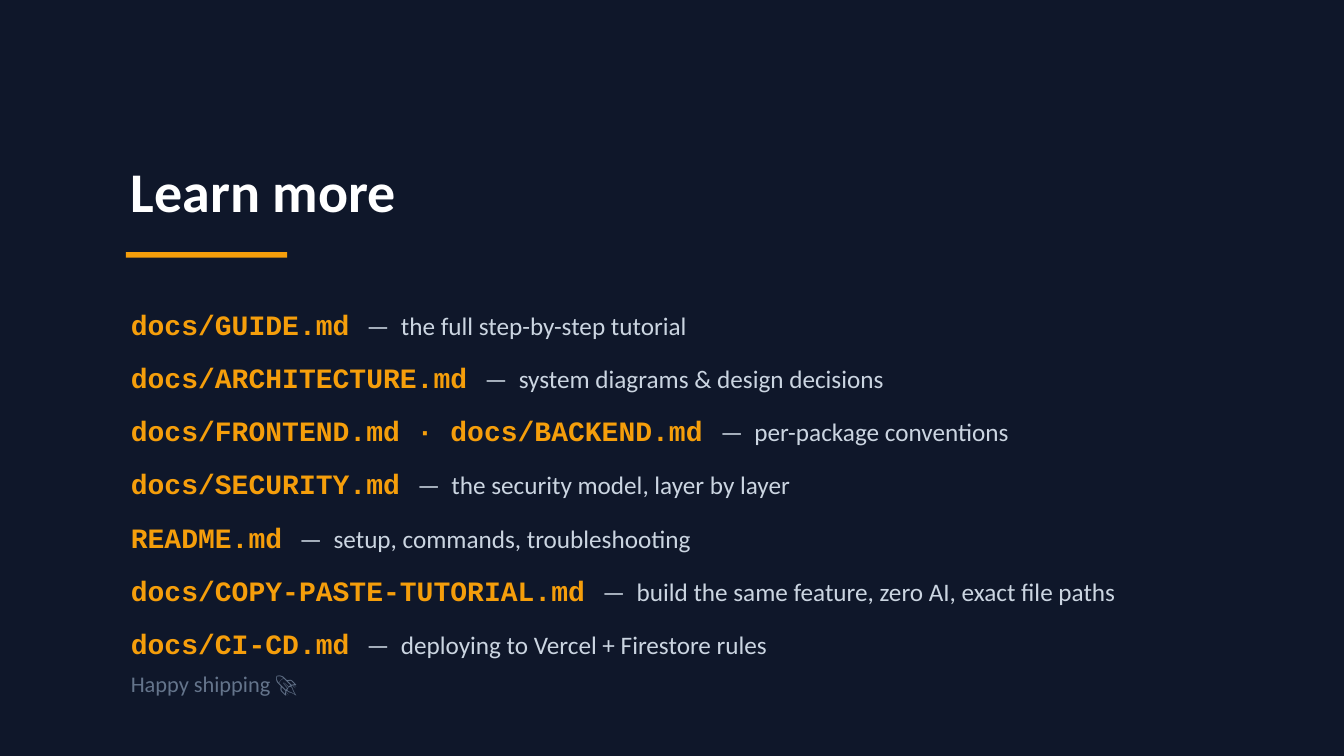
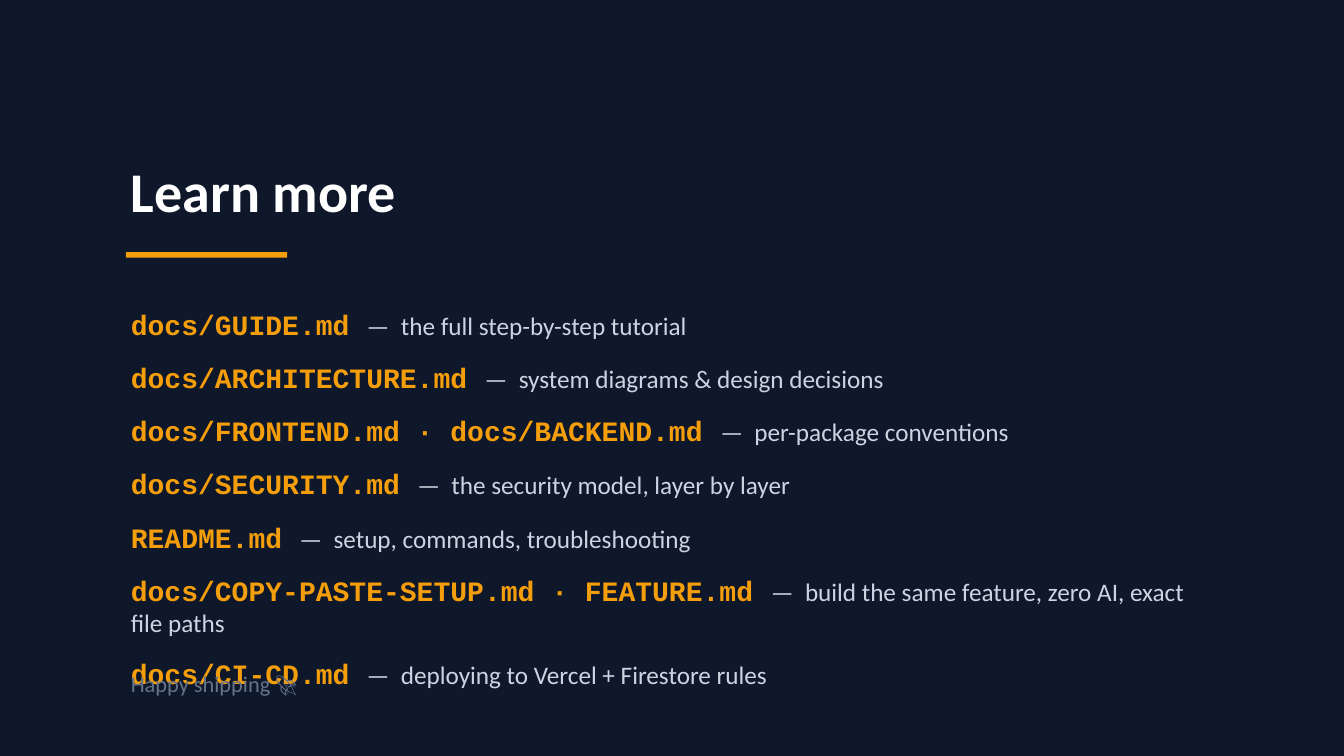
Before and after one commit to AEX8/team9-garage-boilerplate, a slide deck: slide 18 of docs/garage-boilerplate-guide.pptx. Drawn at 1344x756 pixels with LibreOffice and Linux fonts; fonts in the diff are those of the drawing. Boxes give left, top, right and bottom in pixels: in the first picture for what was removed or moved away, otherwise in the second. Text is boxed around its words. In the diff, an @@ line names an element or a change of style, - is before the commit and + after.

Commit message:
fix: slide decks missed enabling Firestore, plus leftover develop/tutorial refs (#12)
- Setup slide never told students to enable Auth/Firestore, only "create
  a project" + "paste config" — the exact gap the markdown docs already
  covered, just missed when the decks were built.
- Several slides still said "PR into develop" and referenced the old
  combined COPY-PASTE-TUTORIAL.md (split into SETUP.md + FEATURE.md
  since then) — leftover from before the git workflow simplification
  and tutorial split.
- Two "firebase deploy" commands were missing the npx firebase-tools
  prefix fix that was already applied everywhere else.

```diff
--- a/docs/garage-boilerplate-guide.pptx
+++ b/docs/garage-boilerplate-guide.pptx
@@ text at box(131, 581, 1184, 636): text changed @@
-docs/COPY-PASTE-TUTORIAL.md — build the same feature, zero AI, exact file paths
+docs/COPY-PASTE-SETUP.md · FEATURE.md — build the same feature, zero AI, exact file paths
```
Also in this commit, not shown: 4 other slides changed, 1 other file.
